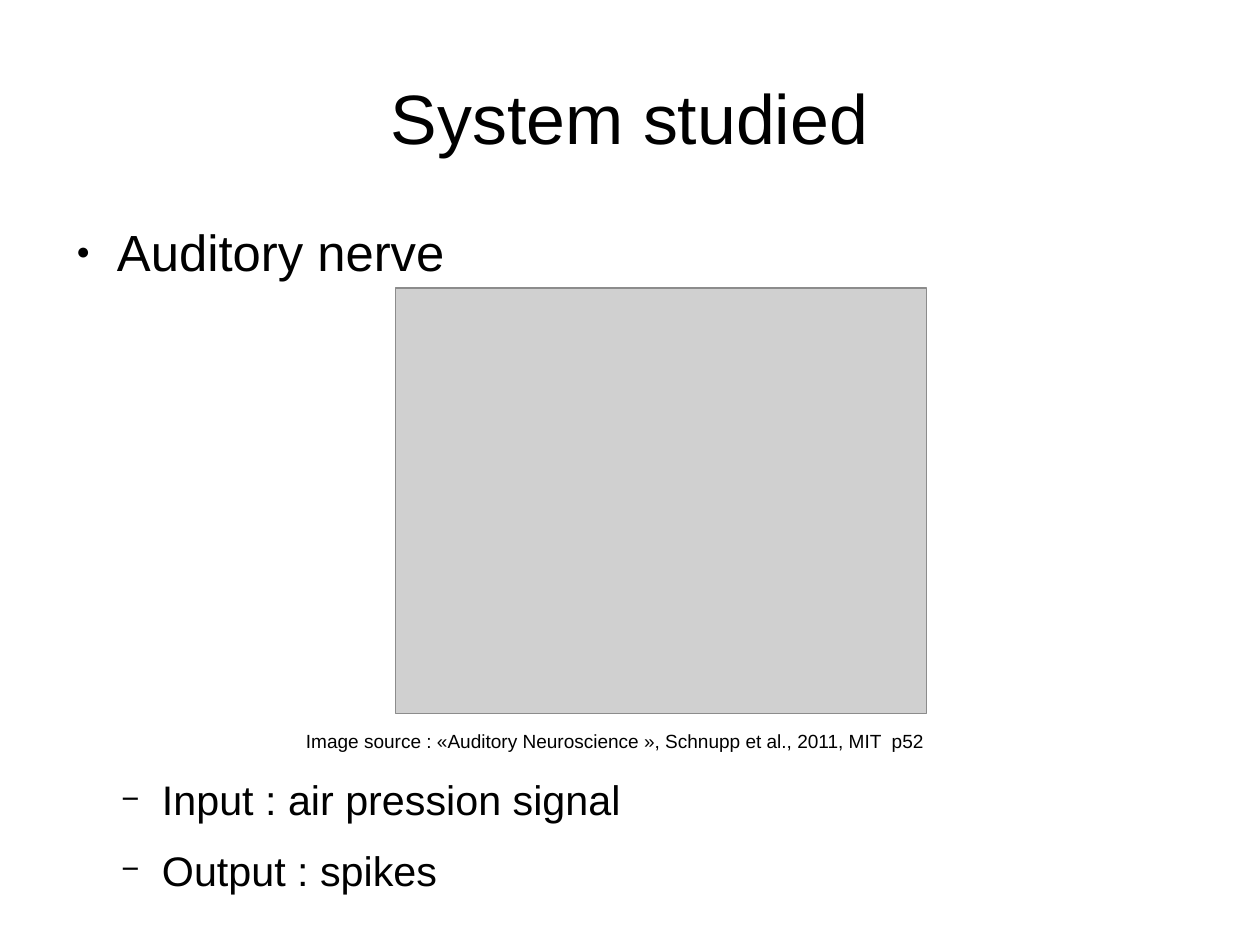
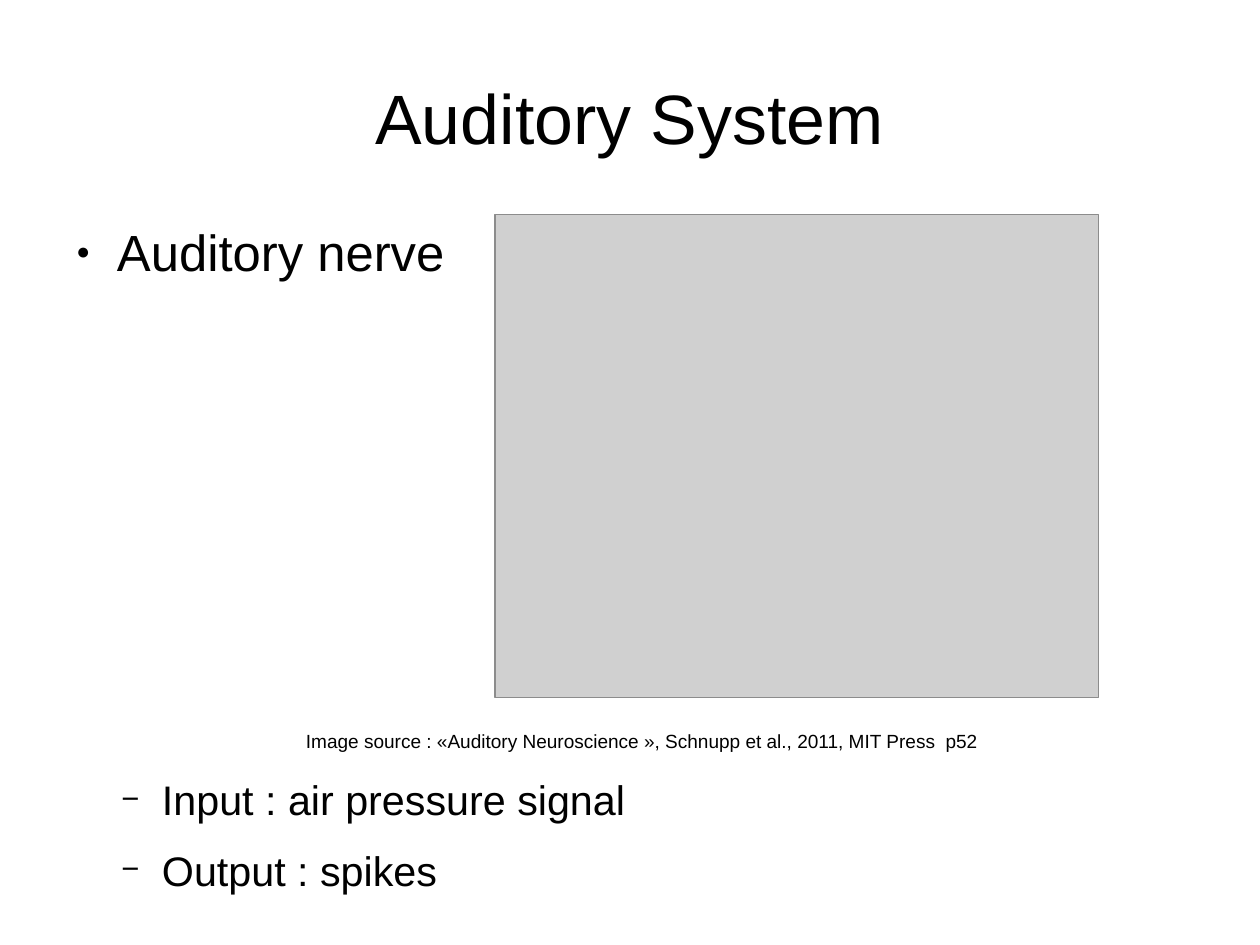
Before and after one commit to MaelleC/auditory-things, a slide deck: slide 4 of presentation/pres1.odp. Drawn at 1260x945 pixels with LibreOffice and Linux fonts; fonts in the diff are those of the drawing; grey boxes stand for pictures. Boxes give left, top, right and bottom in pixels: in the first picture for what was removed or moved away, otherwise in the second. Text is boxed around its words. In the diff, an @@ line names an element or a change of style, - is before the commit and + after.

```diff
--- a/presentation/pres1.odp
+++ b/presentation/pres1.odp
@@ title at box(375, 93, 884, 157): text changed @@
-System studied
+Auditory System
@@ picture: place and size @@
-picture at box(396, 288, 927, 713)
+picture at box(495, 215, 1099, 697)
@@ text at box(306, 734, 978, 752): text changed @@
-Image source : «Auditory Neuroscience », Schnupp et al., 2011, MIT p52
+Image source : «Auditory Neuroscience », Schnupp et al., 2011, MIT Press p52
@@ text at box(162, 785, 625, 823): text changed @@
-  − Input : air pression signal
+  − Input : air pressure signal
```
Also in this commit, not shown: 9 other slides changed, 1 other file.
